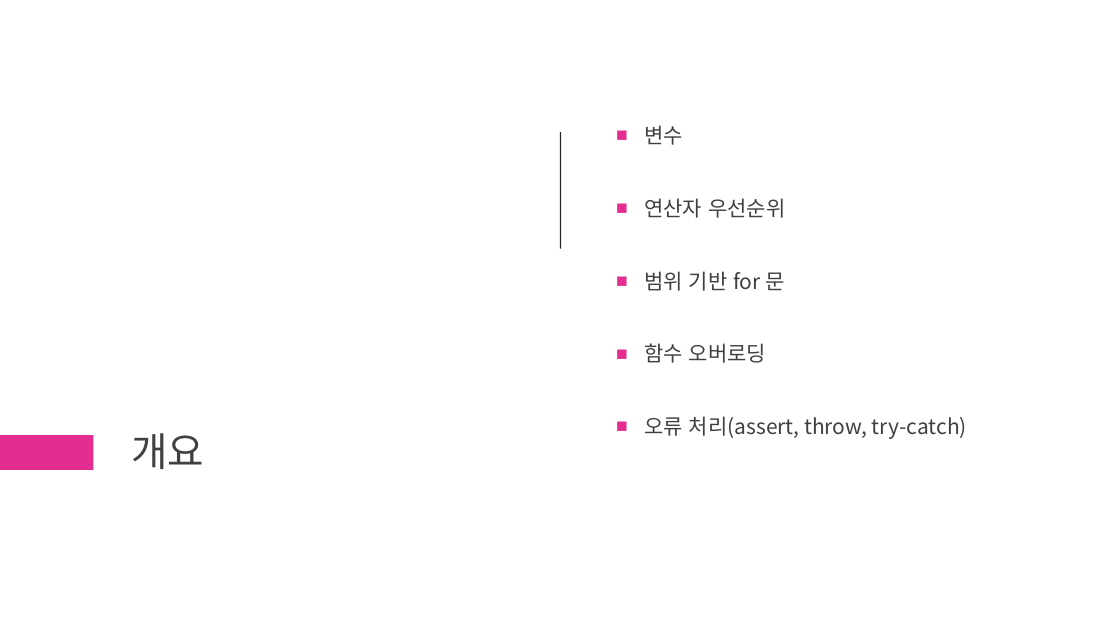
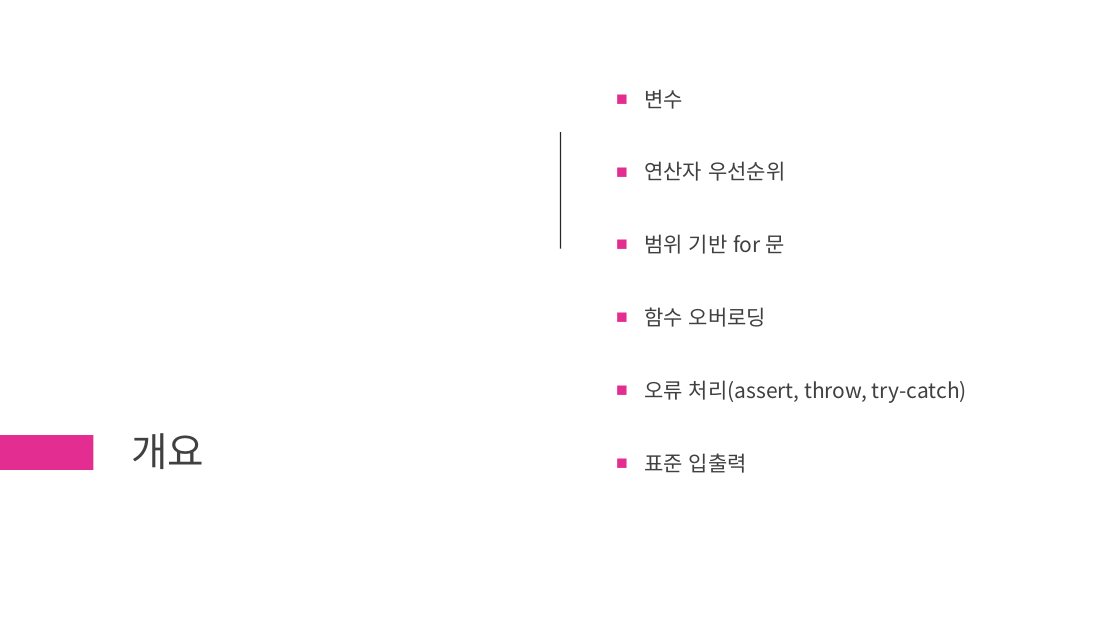
Before and after one commit to chaehanbyul/ModernCpp, a slide deck: slide 2 of 1st/[ModernCpp]1st.pptx. Drawn at 1120x630 pixels with LibreOffice and Linux fonts; fonts in the diff are those of the drawing. Boxes give left, top, right and bottom in pixels: in the first picture for what was removed or moved away, otherwise in the second. Text is boxed around its words. In the diff, an @@ line names an element or a change of style, - is before the commit and + after.

Commit message:
Input Output
입출력 예제 진행 중

```diff
--- a/1st/[ModernCpp]1st.pptx
+++ b/1st/[ModernCpp]1st.pptx
@@ text at (644,453,747,473): paragraph added @@
+■ 표준 입출력
```
Also in this commit, not shown: 1 other slide changed, 3 slides added, 1 other file.
